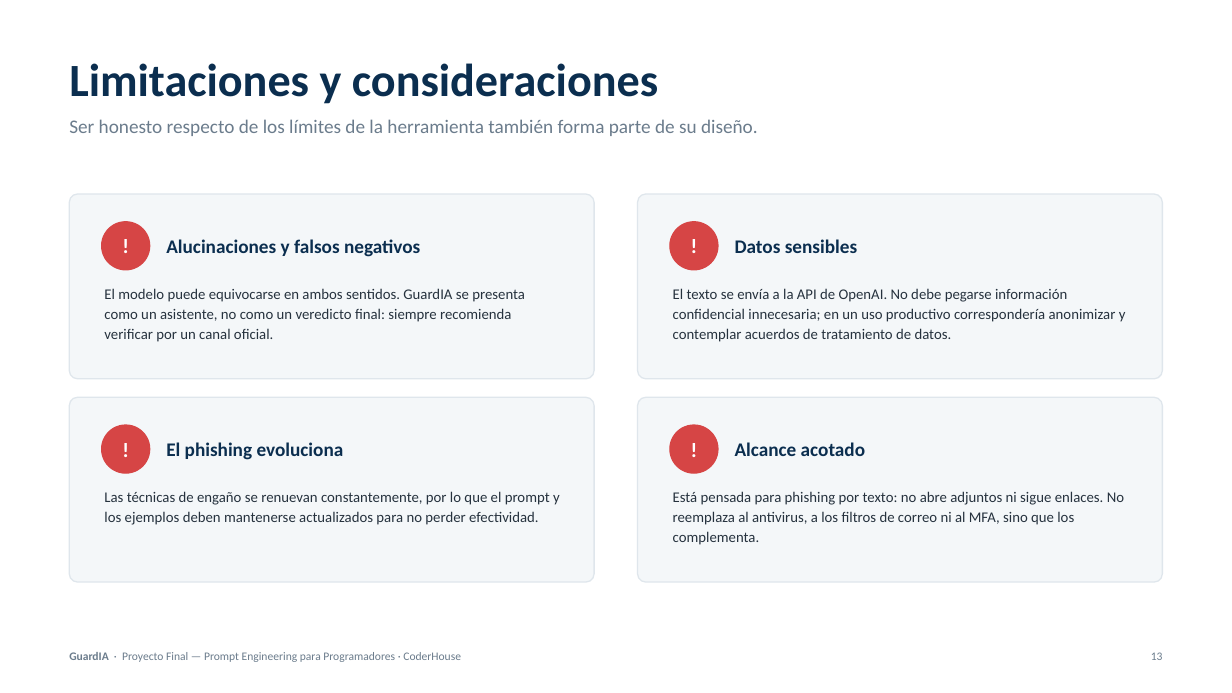
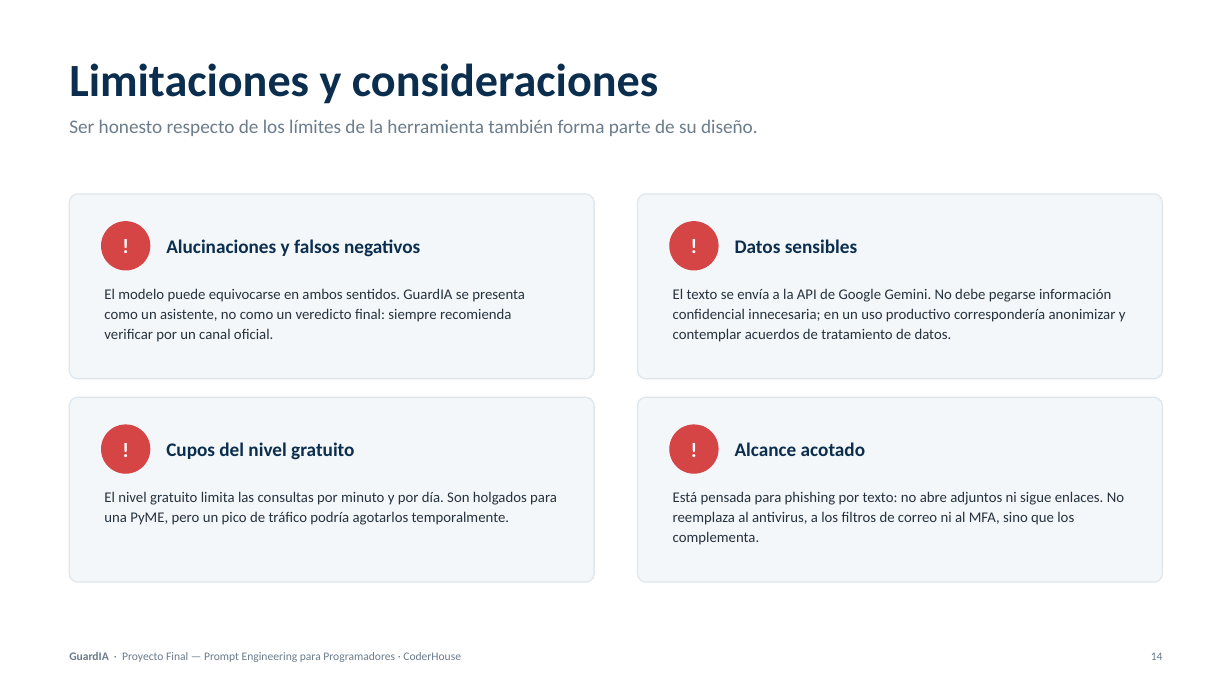
Before and after one commit to cubi20/guardia, a slide deck: slide 14 of docs/GuardIA-ProyectoFinal-IdoyagaMolina.pptx (slide 13 before the commit). Drawn at 1232x693 pixels with LibreOffice and Linux fonts; fonts in the diff are those of the drawing. Boxes give left, top, right and bottom in pixels: in the first picture for what was removed or moved away, otherwise in the second. Text is boxed around its words. In the diff, an @@ line names an element or a change of style, - is before the commit and + after.

```diff
--- a/docs/GuardIA-ProyectoFinal-IdoyagaMolina.pptx
+++ b/docs/GuardIA-ProyectoFinal-IdoyagaMolina.pptx
@@ text at (673, 288, 1126, 342): text changed @@
-El texto se envía a la API de OpenAI. No debe pegarse información confidencial innecesaria; en un uso productivo correspondería anonimizar y contemplar acuerdos de tratamiento de datos.
+El texto se envía a la API de Google Gemini. No debe pegarse información confidencial innecesaria; en un uso productivo correspondería anonimizar y contemplar acuerdos de tratamiento de datos.
@@ text at (166, 442, 354, 460): text changed @@
-El phishing evoluciona
+Cupos del nivel gratuito
@@ text at (104, 491, 557, 525): text changed @@
-Las técnicas de engaño se renuevan constantemente, por lo que el prompt y los ejemplos deben mantenerse actualizados para no perder efectividad.
+El nivel gratuito limita las consultas por minuto y por día. Son holgados para una PyME, pero un pico de tráfico podría agotarlos temporalmente.
@@ text at (1151, 652, 1163, 660): text changed @@
-13
+14
```
Also in this commit, not shown: 5 other slides changed, 2 slides added, 1 slide removed, 16 other files.
